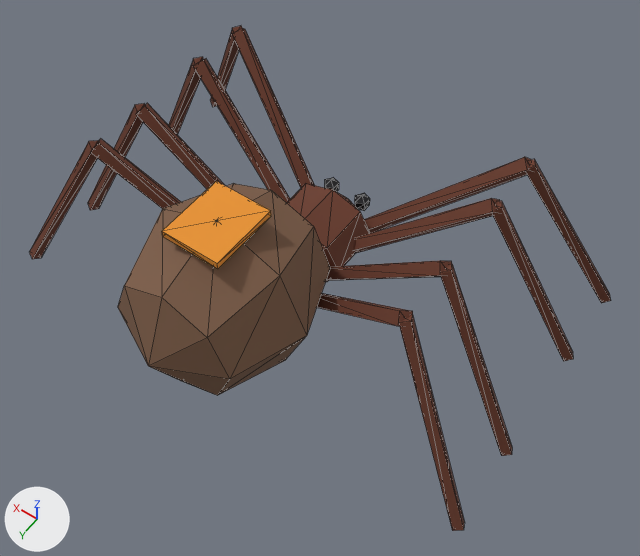
Two versions of the glTF model site/models/GN_OrbWeaver_01.glb, one commit apart.
Camera for both pictures: a 50 mm lens placed at (-0.0253, 0.0299, 0.0547), pointed at (-0.0032, -0.001, 0.0061). The lights are fixed; the arrows at lower left show +X, +Y and +Z. The older version comes first. Mesh edges are drawn as thin lines. Vertices at exactly the same position are counted once.

Names of what the first picture shows: 'GN_OrbWeaver_01'.
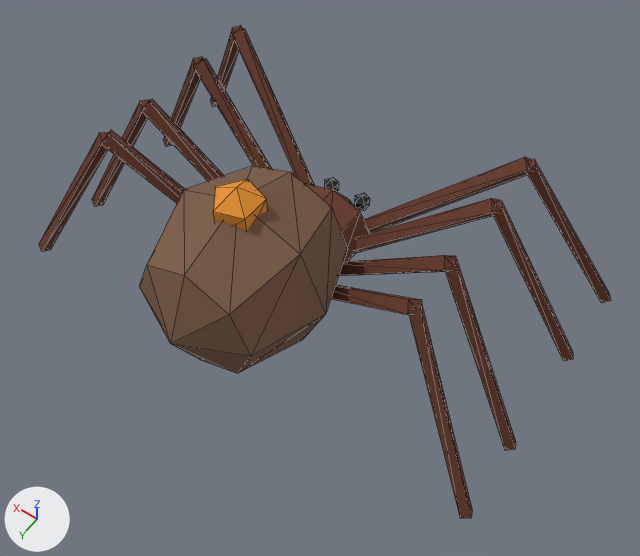
Location of each change, (x1, y1, x2, y2) in pixels of the pictures (640 x 556 px; the box of a moved part takes in the faces that stretch with it):
```json
{"object": "GN_OrbWeaver_01", "change": "reshaped", "before": [29, 26, 611, 531], "after": [39, 26, 611, 518]}
{"part": 1, "of": "me_gn_orbweaver_01", "change": "moved or reshaped", "before": [118, 184, 330, 395], "after": [139, 166, 347, 373]}
{"part": 2, "of": "me_gn_orbweaver_01", "change": "added", "after": [213, 179, 267, 231], "on screen": "orange"}
{"part": 3, "of": "me_gn_orbweaver_01", "change": "moved or reshaped", "before": [326, 261, 452, 280], "after": [339, 255, 456, 276]}
{"part": 4, "of": "me_gn_orbweaver_01", "change": "moved or reshaped", "before": [441, 264, 512, 456], "after": [445, 259, 516, 450]}
{"part": 5, "of": "me_gn_orbweaver_01", "change": "moved or reshaped", "before": [317, 293, 413, 326], "after": [331, 285, 422, 315]}
{"part": 6, "of": "me_gn_orbweaver_01", "change": "moved or reshaped", "before": [399, 315, 465, 531], "after": [408, 304, 472, 518]}
{"part": 7, "of": "me_gn_orbweaver_01", "change": "moved or reshaped", "before": [136, 103, 224, 189], "after": [141, 99, 224, 181]}
{"part": 8, "of": "me_gn_orbweaver_01", "change": "moved or reshaped", "before": [88, 104, 145, 210], "after": [92, 100, 150, 207]}
{"part": 9, "of": "me_gn_orbweaver_01", "change": "moved or reshaped", "before": [90, 139, 181, 209], "after": [101, 130, 184, 204]}
{"part": 10, "of": "me_gn_orbweaver_01", "change": "moved or reshaped", "before": [29, 140, 99, 259], "after": [39, 132, 109, 251]}
{"part": 11, "of": "me_gn_orbweaver_01", "change": "deleted", "before": [162, 181, 271, 269], "on screen": "orange"}
```

Scene script edits in JSON lines:
```json
{"block": "me_gn_orbweaver_01", "where": "# used by ob_gn_orbweaver_01; location = (0.0, 0.0, 0.0)"}
{"op": "remove", "block": "me_gn_orbweaver_01", "code": "me_gn_orbweaver_01.from_pydata(...)  # 248 vertices, 412 faces; spans x -0.0198..0.0198, y -0.0165..0.0124, z -0.0003..0.0155"}
{"op": "add", "block": "me_gn_orbweaver_01", "code": "me_gn_orbweaver_01.from_pydata(...)  # 260 vertices, 436 faces; spans x -0.0198..0.0198, y -0.0165..0.0104, z -0.0003..0.0166"}
{"block": "me_gn_orbweaver_01", "change": "me_gn_orbweaver_01 part 1: the loose piece of 40 vertices spanning x -0.0065..0.0065, y -0.0024..0.0124, z 0.0025..0.0155 is moved by (0.0, -0.002, 0.0)"}
{"block": "me_gn_orbweaver_01", "change": "me_gn_orbweaver_01 part 2: the loose piece of 20 vertices spanning x -0.0019..-0.0008, y -0.0095..-0.0083, z 0.0051..0.0065 is copied, and the copy is scaled about its middle by 2.86, then moved by (0.0015, 0.0119, 0.0088); it spans x -0.0014..0.0017, y 0.0014..0.0046, z 0.0126..0.0166"}
{"block": "me_gn_orbweaver_01", "change": "me_gn_orbweaver_01 part 3: the loose piece of 8 vertices spanning x -0.0126..-0.0019, y -0.0031..-0.0007, z 0.0039..0.0139 is moved by (0.0, -0.0005, 0.0)"}
{"block": "me_gn_orbweaver_01", "change": "me_gn_orbweaver_01 part 4: the loose piece of 8 vertices spanning x -0.0198..-0.0118, y -0.0018..0.0004, z -0.0002..0.0136 is moved by (0.0, -0.0005, 0.0)"}
{"block": "me_gn_orbweaver_01", "change": "me_gn_orbweaver_01 part 5: the loose piece of 8 vertices spanning x -0.0126..-0.0019, y -0.0006..0.0038, z 0.0039..0.0139 is moved by (0.0, -0.001, 0.0)"}
{"block": "me_gn_orbweaver_01", "change": "me_gn_orbweaver_01 part 6: the loose piece of 8 vertices spanning x -0.0198..-0.0118, y 0.0027..0.0069, z -0.0003..0.0137 is moved by (0.0, -0.001, 0.0)"}
{"block": "me_gn_orbweaver_01", "change": "me_gn_orbweaver_01 part 7: the loose piece of 8 vertices spanning x 0.0019..0.0126, y -0.0031..-0.0007, z 0.0039..0.0139 is moved by (0.0, -0.0005, 0.0)"}
{"block": "me_gn_orbweaver_01", "change": "me_gn_orbweaver_01 part 8: the loose piece of 8 vertices spanning x 0.0118..0.0198, y -0.0018..0.0004, z -0.0002..0.0136 is moved by (0.0, -0.0005, 0.0)"}
{"block": "me_gn_orbweaver_01", "change": "me_gn_orbweaver_01 part 9: the loose piece of 8 vertices spanning x 0.0019..0.0126, y -0.0006..0.0038, z 0.0039..0.0139 is moved by (0.0, -0.001, 0.0)"}
{"block": "me_gn_orbweaver_01", "change": "me_gn_orbweaver_01 part 10: the loose piece of 8 vertices spanning x 0.0118..0.0198, y 0.0027..0.0069, z -0.0003..0.0137 is moved by (0.0, -0.001, 0.0)"}
{"block": "me_gn_orbweaver_01", "change": "me_gn_orbweaver_01 part 11: the loose piece of 8 vertices spanning x -0.0021..0.0021, y 0.0025..0.0075, z 0.015..0.0155 is deleted"}
```
